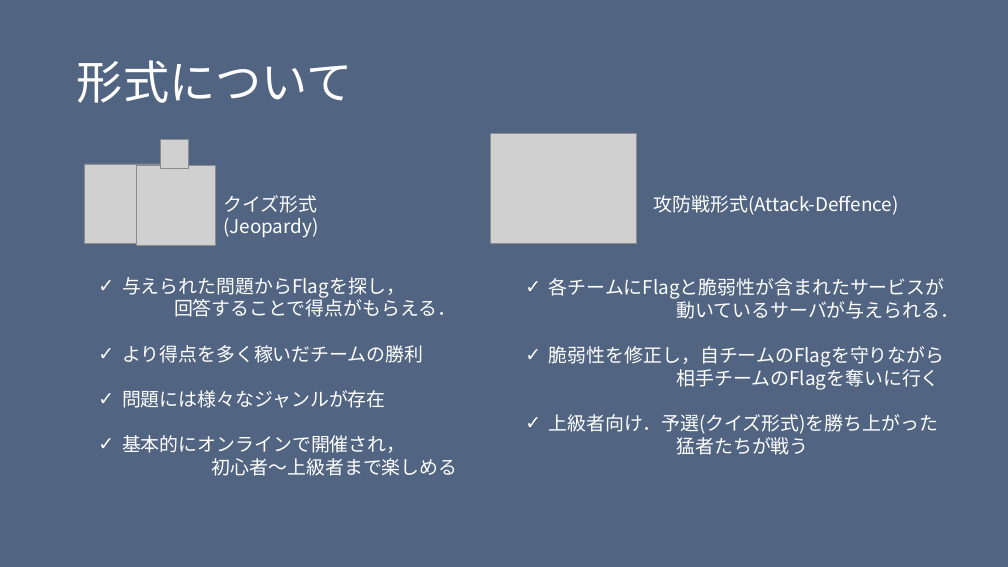
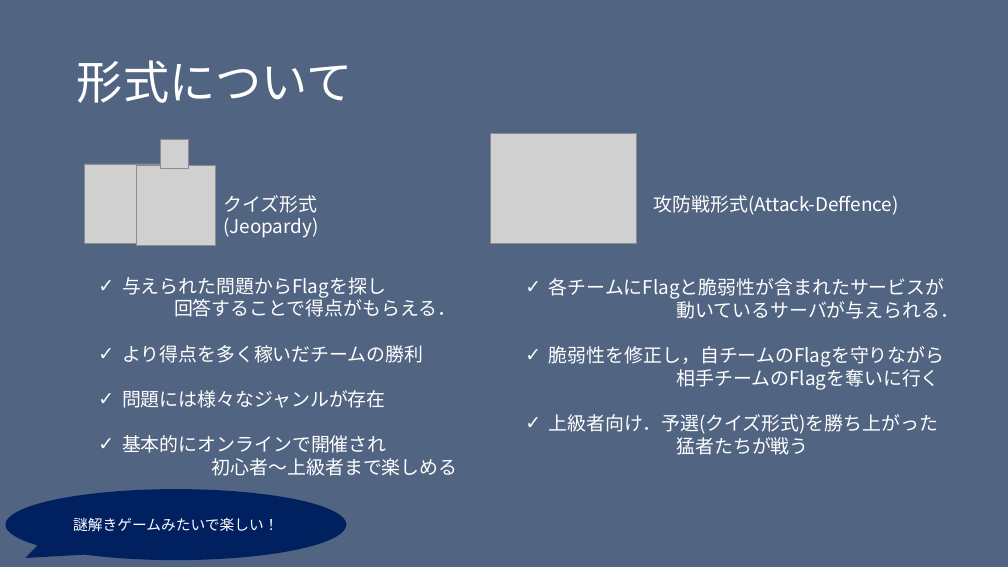
Before and after one commit to H0ndh11/CTF, a slide deck: slide 4 of ゼミ発表資料/ctf発表スライド.pptx. Drawn at 1008x567 pixels with LibreOffice and Linux fonts; fonts in the diff are those of the drawing; grey boxes stand for pictures. Boxes give left, top, right and bottom in pixels: in the first picture for what was removed or moved away, otherwise in the second. Text is boxed around its words. In the diff, an @@ line names an element or a change of style, - is before the commit and + after.

```diff
--- a/ゼミ発表資料/ctf発表スライド.pptx
+++ b/ゼミ発表資料/ctf発表スライド.pptx
@@ text at box(122, 277, 386, 298): text changed @@
-✓ 与えられた問題からFlagを探し，
+✓ 与えられた問題からFlagを探し
@@ text at box(122, 435, 387, 453): text changed @@
-✓ 基本的にオンラインで開催され，
+✓ 基本的にオンラインで開催され
@@ speech bubble added at box(5, 489, 346, 560), fill #002060, 14 pt, text #FFFFFF @@
+謎解きゲームみたいで楽しい！
```
Also in this commit, not shown: 1 slide added.
